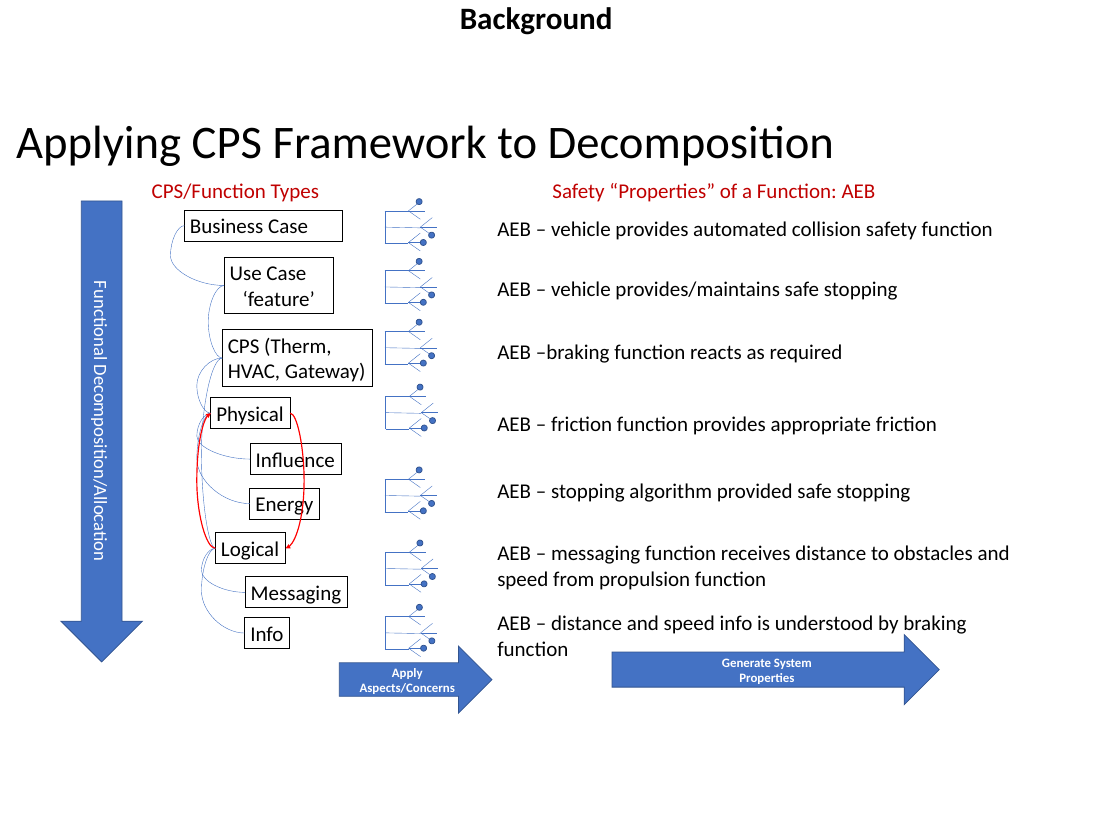
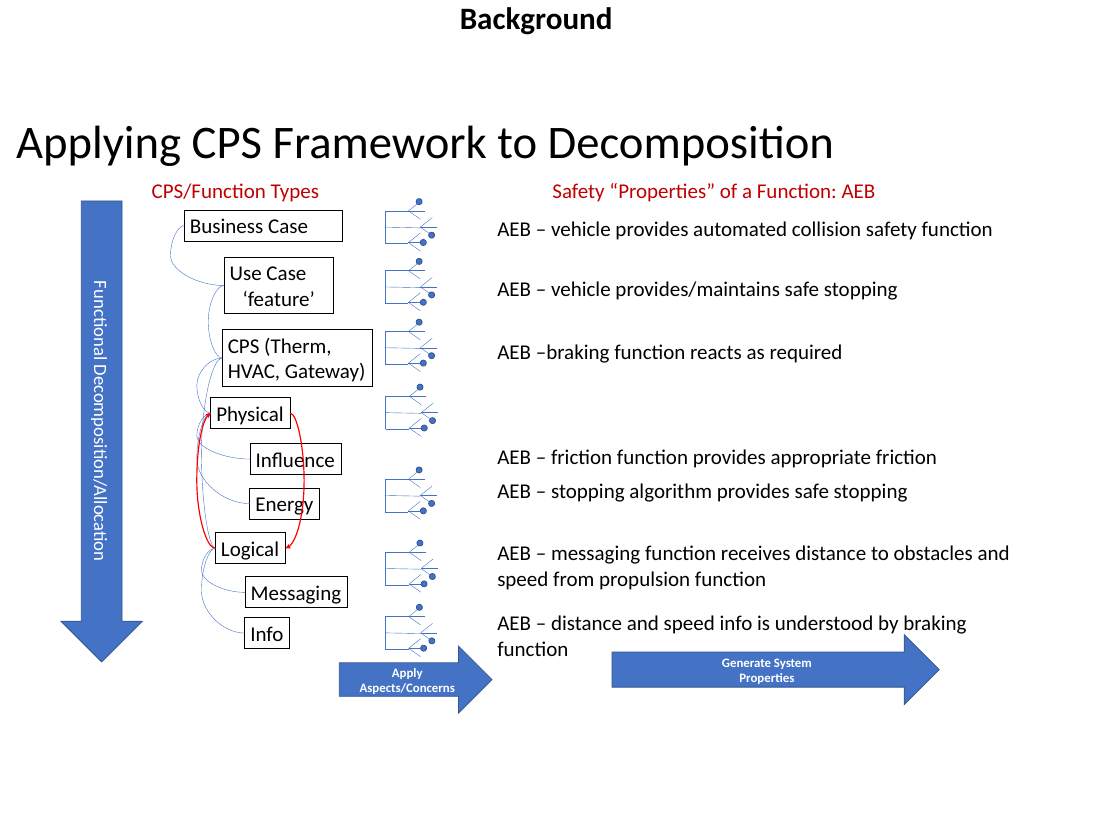
Before and after one commit to usnistgov/cpsframework, a slide deck: slide 3 of ontology/brainstorming/bodycam-example-diagram/diagram-v3.pptx (slide 2 before the commit). Drawn at 1120x840 pixels with LibreOffice and Linux fonts; fonts in the diff are those of the drawing. Boxes give left, top, right and bottom in pixels: in the first picture for what was removed or moved away, otherwise in the second. Text is boxed around its words. In the diff, an @@ line names an element or a change of style, - is before the commit and + after.

```diff
--- a/ontology/brainstorming/bodycam-example-diagram/diagram-v3.pptx
+++ b/ontology/brainstorming/bodycam-example-diagram/diagram-v3.pptx
@@ text "AEB – friction function provides ...": place and size @@
-text "AEB – friction function provides ..." at [497,416,937,435]
+text "AEB – friction function provides ..." at [497,449,937,468]
@@ text at [497,483,908,502]: text changed @@
-AEB – stopping algorithm provided safe stopping
+AEB – stopping algorithm provides safe stopping
```
Also in this commit, not shown: 3 other slides changed, 3 slides added, 1 other file.
